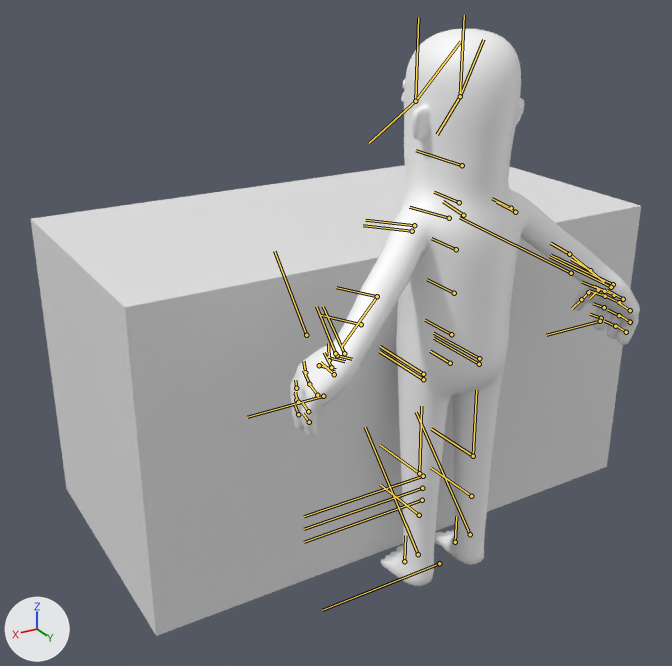
Before and after pictures for a commit that changed the Blender file models/citizen/poker_citizen.blend.
Rendered twice from a 50 mm camera at (1.72, 2.12, 2.07) aimed at (0.15, -0.51, 0.75). The lights are fixed; the arrows at lower left show +X, +Y and +Z. The bones that bend it are drawn over the model as lines.

Names of what the first picture shows: 'CitizenFeet_LOD0', 'CitizenHands_LOD0', 'CitizenHead_LOD0', 'CitizenLegs_LOD0', 'CitizenTorso_LOD0', 'Cube'.
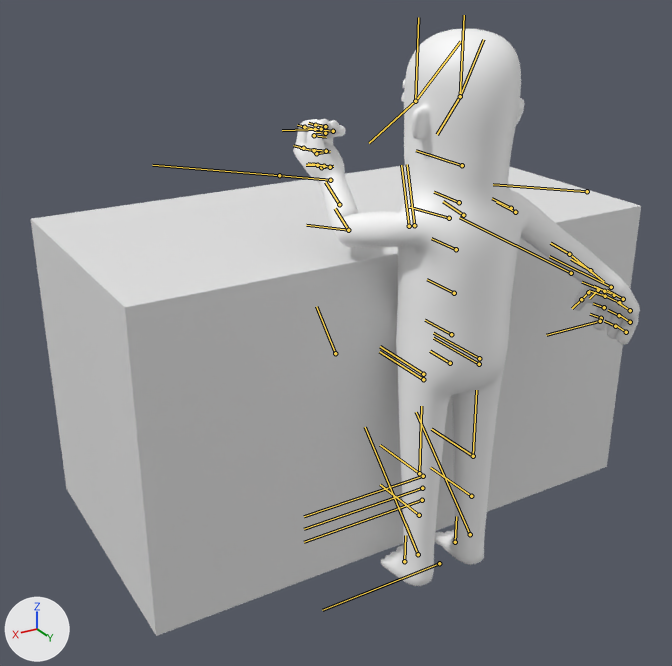
The newer file adds an action. The first version stands in its rest pose; the second is drawn at frame 1 of the action 'Pump'.

What differs and where, as boxes (x1, y1, x2, y2) in the pictures (672 x 666 px):
'CitizenTorso_LOD0', posed: before (334, 190, 623, 361); after (321, 175, 623, 355)
'CitizenHands_LOD0', posed (45% taller): before (290, 281, 640, 437); after (293, 119, 640, 345)
bone 'finger_thumb_0_L', root to tip: before (337, 355) to (352, 359); after (321, 167) to (333, 166)
bone 'finger_thumb_2_L', root to tip: before (319, 365) to (335, 369); after (314, 135) to (326, 137)
bone 'finger_index_0_L', root to tip: before (305, 372) to (303, 361); after (303, 148) to (293, 145)
bone 'finger_index_1_L', root to tip: before (296, 388) to (295, 380); after (304, 127) to (297, 125)
bone 'finger_middle_0_L', root to tip: before (309, 384) to (303, 370); after (314, 150) to (300, 148)
bone 'finger_middle_1_L', root to tip: before (298, 402) to (295, 393); after (315, 129) to (306, 127)
bone 'finger_ring_0_L', root to tip: before (317, 395) to (308, 383); after (326, 151) to (312, 149)
bone 'finger_ring_1_L', root to tip: before (308, 411) to (302, 403); after (325, 133) to (316, 132)
bone 'hand_L_IK_target', root to tip: before (306, 335) to (274, 251); after (279, 175) to (152, 165)

What the commit changed:
Bone 'finger_thumb_0_L' (bone_finger_thumb_0_l) turns from (0, 0, 0) to (-8, -17, 12) degrees about its own x, y and z.
Bone 'finger_thumb_2_L' (bone_finger_thumb_2_l) turns from (0, 0, 0) to (-7, -31, 15) degrees about its own x, y and z.
Bone 'finger_index_0_L' (bone_finger_index_0_l) moves from (0.0, 0.0, 0.0) to (-0.1, 0.0, 0.9).
Bone 'finger_index_0_L' (bone_finger_index_0_l) turns from (0, 0, 0) to (0, -19, 0) degrees about its own x, y and z.
Bone 'finger_index_1_L' (bone_finger_index_1_l) moves from (0.0, 0.0, 0.0) to (0.7, 0.0, -0.5).
Bone 'finger_index_1_L' (bone_finger_index_1_l) turns from (0, 0, 0) to (0, -55, 0) degrees about its own x, y and z.
Bone 'finger_middle_0_L' (bone_finger_middle_0_l) moves from (0.0, 0.0, 0.0) to (-0.4, 0.0, 0.8).
Bone 'finger_middle_0_L' (bone_finger_middle_0_l) turns from (0, 0, 0) to (0, -19, 0) degrees about its own x, y and z.
Bone 'finger_middle_1_L' (bone_finger_middle_1_l) moves from (0.0, 0.0, 0.0) to (0.3, 0.0, 0.1).
Bone 'finger_middle_1_L' (bone_finger_middle_1_l) turns from (0, 0, 0) to (0, -55, 0) degrees about its own x, y and z.
Bone 'finger_ring_0_L' (bone_finger_ring_0_l) moves from (0.0, 0.0, 0.0) to (-0.4, 0.0, 0.9).
Bone 'finger_ring_0_L' (bone_finger_ring_0_l) turns from (0, 0, 0) to (0, -19, 0) degrees about its own x, y and z.
Bone 'finger_ring_1_L' (bone_finger_ring_1_l) moves from (0.0, 0.0, 0.0) to (-0.1, 0.0, -0.6).
Bone 'finger_ring_1_L' (bone_finger_ring_1_l) turns from (0, 0, 0) to (0, -55, 0) degrees about its own x, y and z.
Bone 'hand_L_IK_target' (bone_hand_l_ik_target) moves from (0.0, 0.0, 0.0) to (-20.6, 35.0, -26.8).
Bone 'hand_L_IK_target' (bone_hand_l_ik_target) turns from (0, 0, 0) to (-112, 33, 91) degrees about its own x, y and z.
